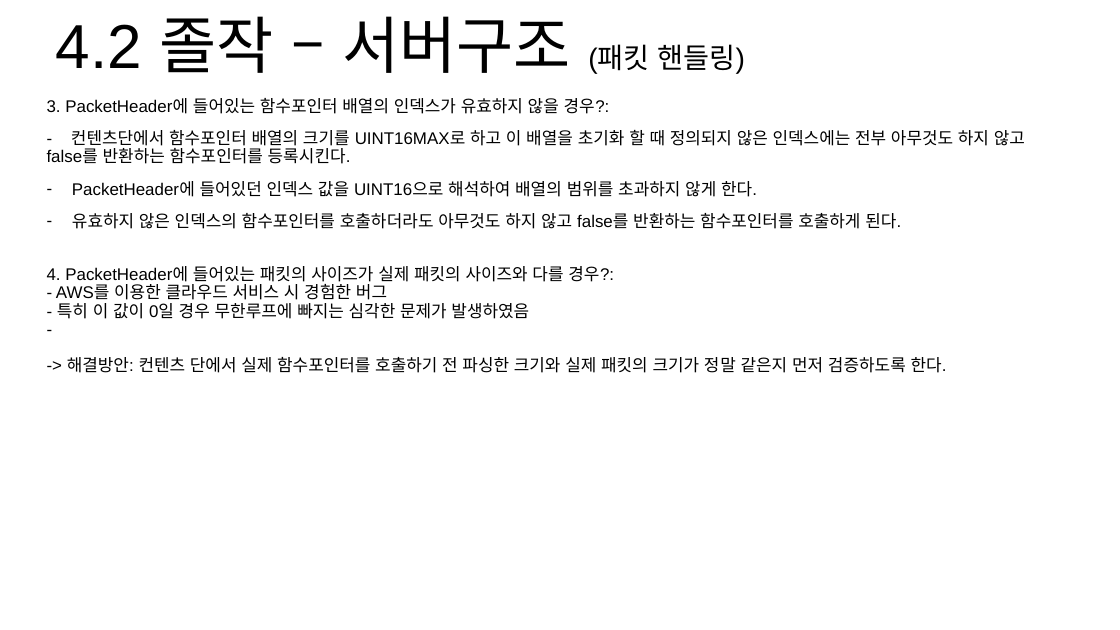
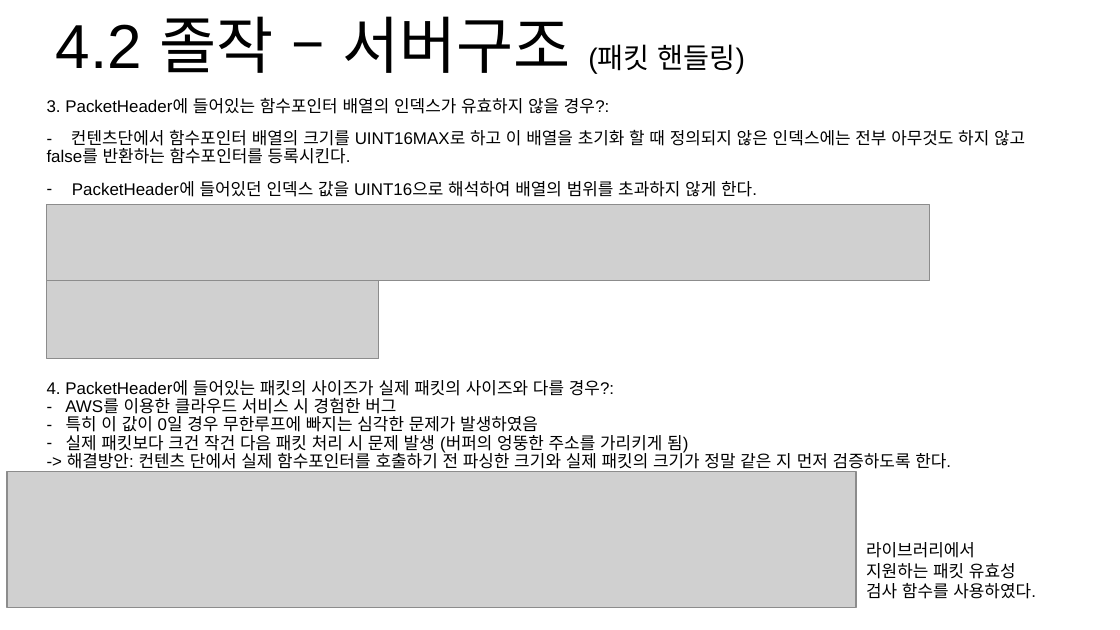
Before and after one commit to hypernagox/FYP_Evergreen, a slide deck: slide 31 of 포트폴리오/서버_최재혁/포트폴리오.pptx. Drawn at 1120x630 pixels with LibreOffice and Linux fonts; fonts in the diff are those of the drawing; grey boxes stand for pictures. Boxes give left, top, right and bottom in pixels: in the first picture for what was removed or moved away, otherwise in the second. Text is boxed around its words. In the diff, an @@ line names an element or a change of style, - is before the commit and + after.

```diff
--- a/포트폴리오/서버_최재혁/포트폴리오.pptx
+++ b/포트폴리오/서버_최재혁/포트폴리오.pptx
@@ picture added at box(47, 205, 930, 282) @@
@@ picture added at box(47, 271, 379, 359) @@
@@ text "4. PacketHeader에 들어있는 패킷의 사이즈가 ...": place and size @@
-text "4. PacketHeader에 들어있는 패킷의 사이즈가 ..." at box(47, 266, 947, 373)
+text "4. PacketHeader에 들어있는 패킷의 사이즈가 ..." at box(47, 380, 951, 472)
@@ text at box(66, 413, 951, 472): text changed @@
-- 특히 이 값이 0일 경우 무한루프에 빠지는 심각한 문제가 발생하였음
--
--> 해결방안: 컨텐츠 단에서 실제 함수포인터를 호출하기 전 파싱한 크기와 실제 패킷의 크기가 정말 같은지 먼저 검증하도록 한다.
+– 특히 이 값이 0일 경우 무한루프에 빠지는 심각한 문제가 발생하였음
+– 실제 패킷보다 크건 작건 다음 패킷 처리 시 문제 발생 (버퍼의 엉뚱한 주소를 가리키게 됨)
+-> 해결방안: 컨텐츠 단에서 실제 함수포인터를 호출하기 전 파싱한 크기와 실제 패킷의 크기가 정말 같은 지 먼저 검증하도록 한다.
@@ picture added at box(7, 472, 857, 607) @@
@@ text added at box(866, 542, 1036, 599), 12 pt, text #000000 @@
+라이브러리에서 지원하는 패킷 유효성 검사 함수를 사용하였다.
```
Also in this commit, not shown: 5 other slides changed, 3 slides added.
